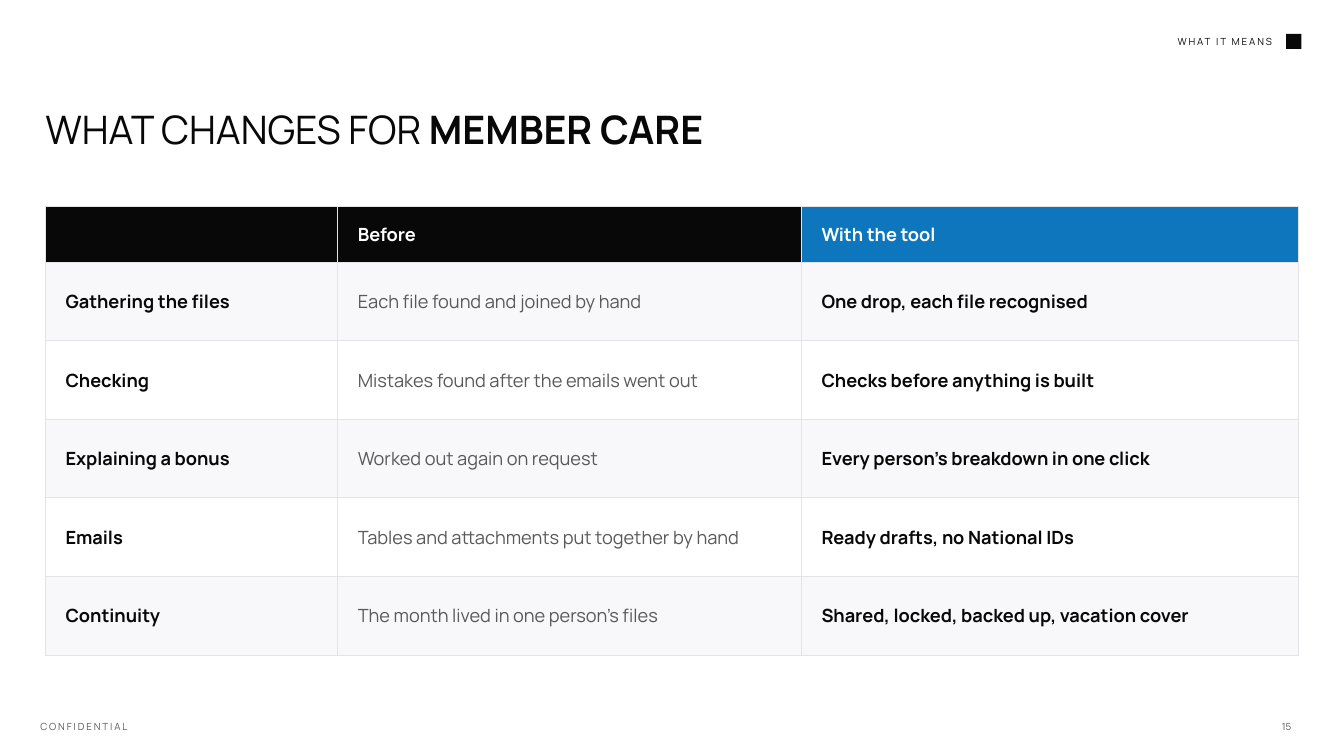
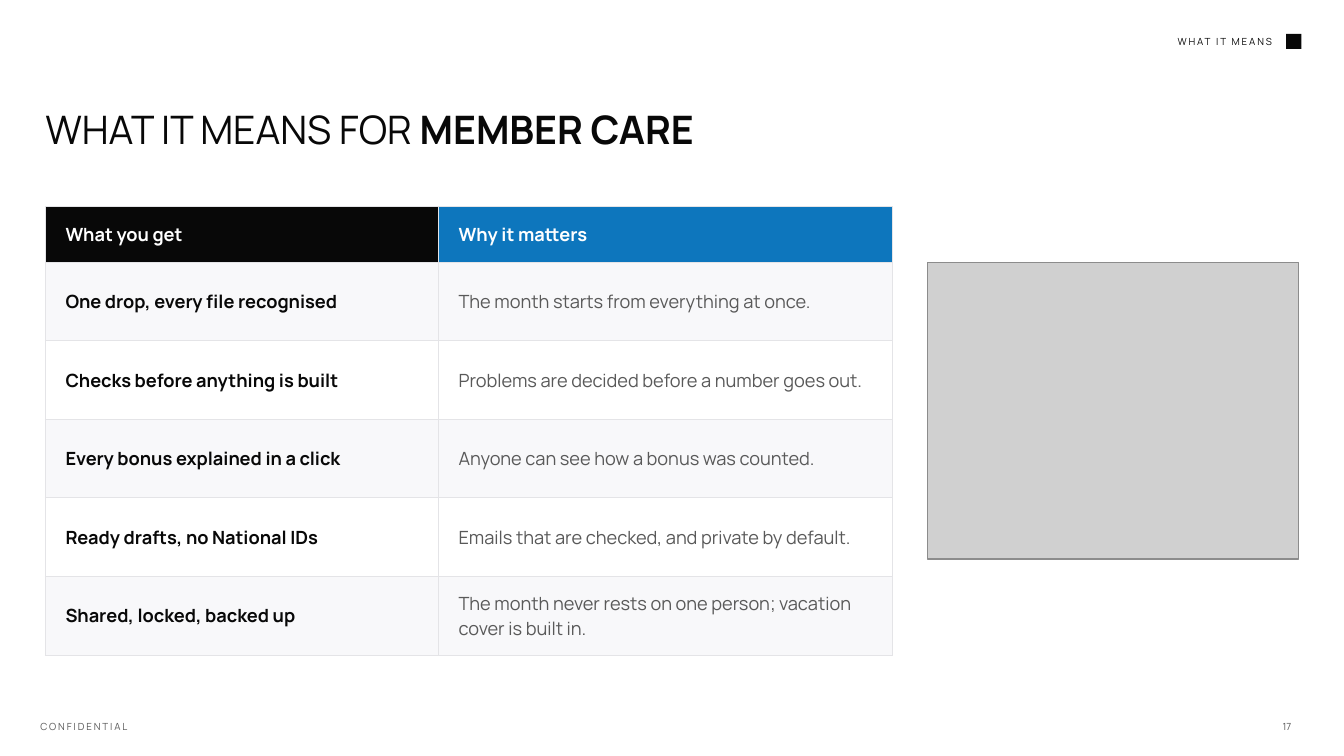
Before and after one commit to Wizdeed1/s, a slide deck: slide 17 of final/MC Monthly Report Builder - Overview.pptx (slide 15 before the commit). Drawn at 1344x756 pixels with LibreOffice and Linux fonts; fonts in the diff are those of the drawing; grey boxes stand for pictures; background and template pictures are left out. Boxes give left, top, right and bottom in pixels: in the first picture for what was removed or moved away, otherwise in the second. Text is boxed around its words. In the diff, an @@ line names an element or a change of style, - is before the commit and + after.

```diff
--- a/final/MC Monthly Report Builder - Overview.pptx
+++ b/final/MC Monthly Report Builder - Overview.pptx
@@ title at <box>45,115,694,145</box>: text changed @@
-WHAT CHANGES FOR MEMBER CARE
+WHAT IT MEANS FOR MEMBER CARE
@@ table at <box>45,207,892,639</box> @@
-column 1:  | Gathering the files | Checking | Explaining a bonus | Emails | Continuity
-column 2: Before | Each file found and joined by hand | Mistakes found after the emails went out | Worked out again on request | Tables and attachments put together by hand | The month lived in one person's files
-column 3: With the tool | One drop, each file recognised | Checks before anything is built | Every person's breakdown in one click | Ready drafts, no National IDs | Shared, locked, backed up, vacation cover
+column 1: What you get | One drop, every file recognised | Checks before anything is built | Every bonus explained in a click | Ready drafts, no National IDs | Shared, locked, backed up
+column 2: Why it matters | The month starts from everything at once. | Problems are decided before a number goes out. | Anyone can see how a bonus was counted. | Emails that are checked, and private by default. | The month never rests on one person; vacation cover is built in.
@@ table: place and size @@
-table at <box>45,207,1299,631</box>
+table at <box>45,207,892,639</box>
@@ picture added at <box>928,262,1299,560</box> @@
@@ page number at <box>1283,723,1292,730</box>: text changed @@
-15
+17
```
Also in this commit, not shown: 12 other slides changed, 3 slides added, 1 slide removed, 4 other files.
